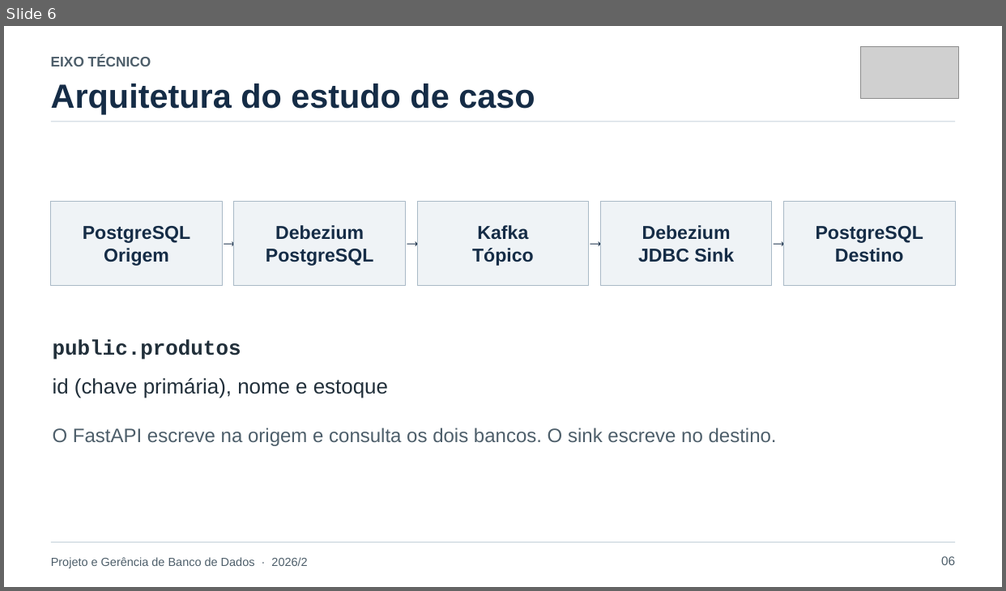
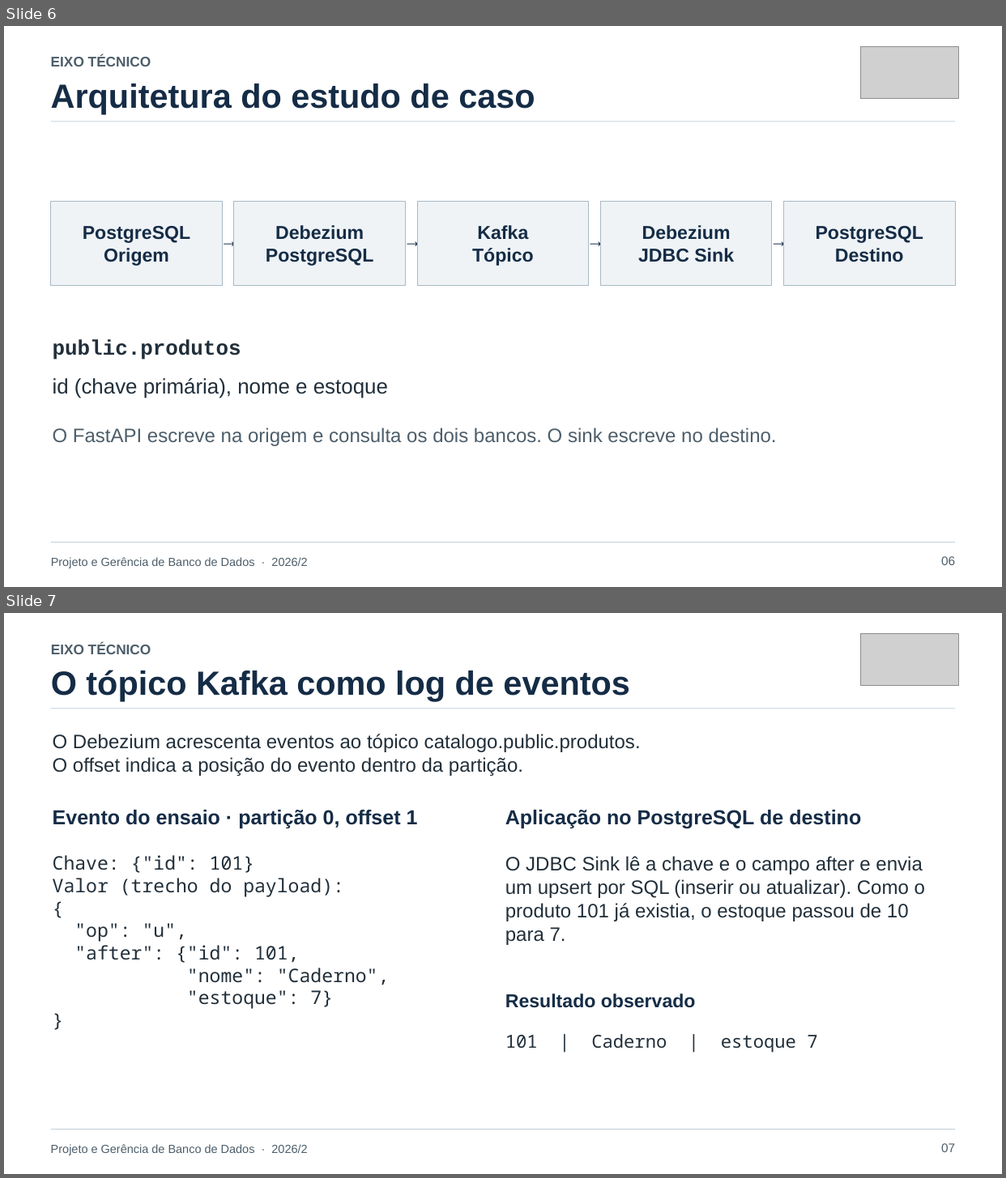
Before and after one commit to lucassbertol/debezium-pgbd, a slide deck: apresentacao/CDC-com-Debezium-e-PostgreSQL.pptx. Shown one above the other, each under a label of ours: slide 6 before the commit, slides 6 and 7 after it. The pictures are 1006x591 and 1006x1178 pixels, drawn with LibreOffice and Linux fonts; fonts in the diff are those of the drawing; grey boxes stand for pictures. Boxes give left, top, right and bottom in pixels: in the first picture for what was removed or moved away, otherwise in the second. Text is boxed around its words. In the diff, an @@ line names an element or a change of style, - is before the commit and + after.

```diff
--- a/apresentacao/CDC-com-Debezium-e-PostgreSQL.pptx
+++ b/apresentacao/CDC-com-Debezium-e-PostgreSQL.pptx
@@ slide 7 added at [4, 613, 1002, 1174], background #FFFFFF @@
@@ picture added at [861, 633, 958, 685] @@
@@ text added at [51, 642, 151, 654], 13.5 pt, text #4D5E6A, bold @@
+EIXO TÉCNICO
@@ text added at [51, 670, 629, 701], 32.2 pt, text #152C46, bold @@
+O tópico Kafka como log de eventos
@@ rectangle added at [50, 708, 955, 709], fill #C6D2DB @@
@@ text added at [53, 734, 641, 776], 18.8 pt, text #212F3A @@
+O Debezium acrescenta eventos ao tópico catalogo.public.produtos.
+O offset indica a posição do evento dentro da partição.
@@ text added at [53, 810, 418, 829], 19.5 pt, text #152C46, bold @@
+Evento do ensaio · partição 0, offset 1
@@ text added at [505, 810, 861, 829], 19.5 pt, text #152C46, bold @@
+Aplicação no PostgreSQL de destino
@@ text added at [53, 855, 390, 1009], 18 pt, text #212F3A @@
+Chave: {"id": 101}
+Valor (trecho do payload):
+{
+"op": "u",
+"after": {"id": 101,
+"nome": "Caderno",
+"estoque": 7}
+}
@@ text added at [505, 856, 925, 945], 18.8 pt, text #212F3A @@
+O JDBC Sink lê a chave e o campo after e envia um upsert por SQL (inserir ou atualizar). Como o produto 101 já existia, o estoque passou de 10 para 7.
@@ text added at [505, 994, 696, 1008], 18 pt, text #152C46, bold @@
+Resultado observado
@@ text added at [505, 1034, 817, 1052], 17.2 pt, text #212F3A @@
+101 | Caderno | estoque 7
@@ rectangle added at [50, 1130, 955, 1131], fill #C6D2DB @@
@@ text added at [51, 1144, 307, 1156], 11.2 pt, text #4D5E6A @@
+Projeto e Gerência de Banco de Dados · 2026/2
@@ text added at [941, 1144, 955, 1152], 12 pt, text #4D5E6A @@
+07
```
Also in this commit, not shown: 11 slides changed, 1 other slide added, 2 other files.
